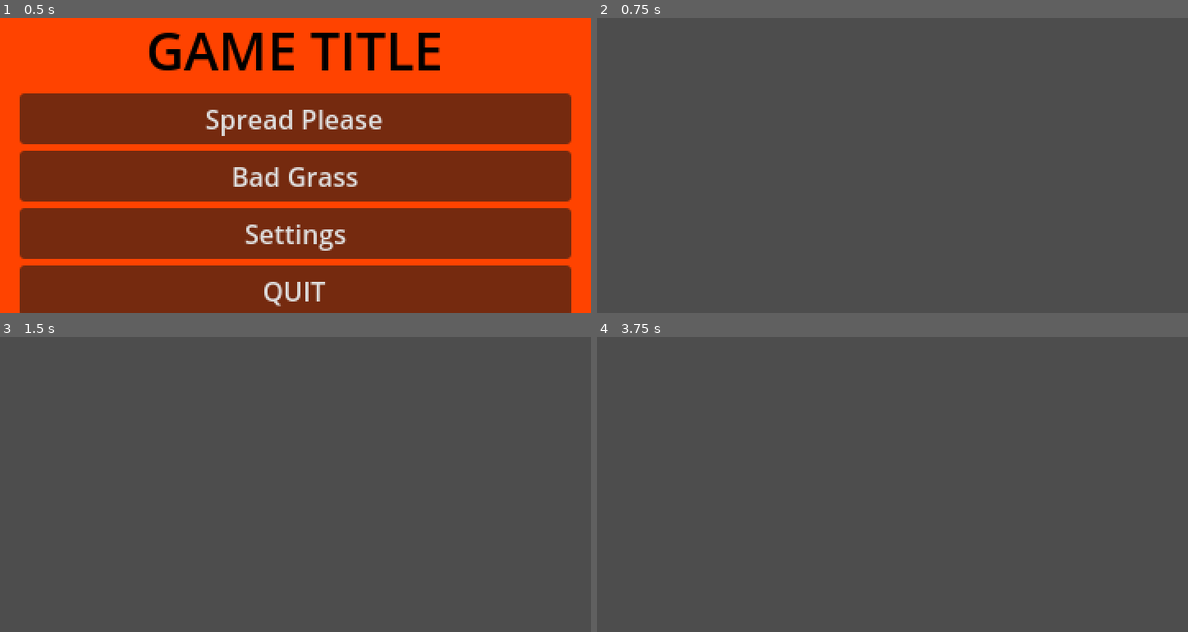
Above: before the commit, frames 1-4 (two rows, left to right).
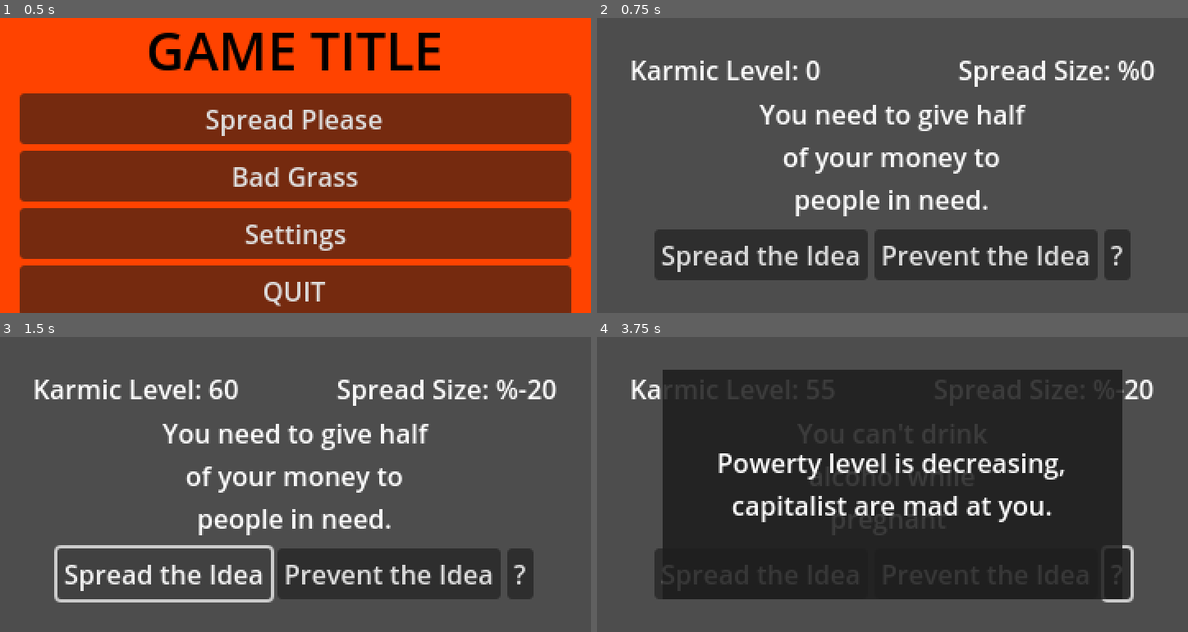
Above: after the commit, the same moments.

Repository: PEMDAS-Studio/GameJam24
Game: Godot game, scene res://main_menu/main_menu.tscn
Same seed, same stepped clock (60 frames per second), same inputs: the game is played once before the commit and once after it.
Inputs (mouse positions are in pixels of both pictures, inside the frame that each line leads up to):
- Up to frame 1 (0.5 s): no input
- Up to frame 2 (0.75 s): click "Spread Please" at 0.5 s
- Up to frame 3 (1.5 s): click (165, 573) at 1.25 s, where only the run after the commit has a clickable "Spread the Idea"
- Up to frame 4 (3.75 s): click (987, 573) at 2 s, where only the run after the commit has a clickable "Prevent the Idea"; click (1117, 573) at 2.75 s, where only the run after the commit has a clickable "?"; tap Enter at 3.5 s; move the mouse to (1022, 469) at 3.52 s; hold D (right) from 3.53 s (still down); tap Space (grassaction) at 3.6 s

Frame 1 is identical in both runs. In frame 2, 18% of the frame differs, in the area x 5-95%, y 14-89%; in frame 3, 15%; in frame 4, 58%, in the area x 5-95%, y 11-90%.

Commit message:
Made the prototype of "Spread Please"  • Added the game UI  • Added the karmic system  • Added the world domination amount  • Added the consequences  • Adding the choosing logic

Diff:
--- /dev/null
+++ b/gameproj/SpreadPlease/Scenes/sp_ui.tscn
@@ -0,0 +1,113 @@
+[gd_scene load_steps=3 format=3 uid="uid://cunro14ci21sc"]
+
+[ext_resource type="Script" path="res://SpreadPlease/Scripts/sp_ui.gd" id="1_woe3w"]
+
+[sub_resource type="LabelSettings" id="LabelSettings_jmogg"]
+
+[node name="SP_UI" type="Control"]
+layout_mode = 3
+anchors_preset = 15
+anchor_right = 1.0
+anchor_bottom = 1.0
+grow_horizontal = 2
+grow_vertical = 2
+script = ExtResource("1_woe3w")
+
+[node name="MarginContainer" type="MarginContainer" parent="."]
+custom_minimum_size = Vector2(2.08165e-12, 2.08165e-12)
+layout_mode = 1
+anchors_preset = 15
+anchor_right = 1.0
+anchor_bottom = 1.0
+grow_horizontal = 2
+grow_vertical = 2
+size_flags_horizontal = 3
+theme_override_constants/margin_left = 20
+theme_override_constants/margin_top = 20
+theme_override_constants/margin_right = 20
+theme_override_constants/margin_bottom = 20
+
+[node name="VBoxContainer" type="VBoxContainer" parent="MarginContainer"]
+layout_mode = 2
+
+[node name="Text" type="HBoxContainer" parent="MarginContainer/VBoxContainer"]
+layout_mode = 2
+
+[node name="HBoxContainer" type="HBoxContainer" parent="MarginContainer/VBoxContainer/Text"]
+layout_mode = 2
+size_flags_horizontal = 2
+
+[node name="KarmicLabel" type="Label" parent="MarginContainer/VBoxContainer/Text/HBoxContainer"]
+layout_mode = 2
+text = "Karmic Level:"
+label_settings = SubResource("LabelSettings_jmogg")
+
+[node name="KarmicLevel" type="Label" parent="MarginContainer/VBoxContainer/Text/HBoxContainer"]
+layout_mode = 2
+text = "+25"
+
+[node name="HBoxContainer2" type="HBoxContainer" parent="MarginContainer/VBoxContainer/Text"]
+layout_mode = 2
+size_flags_horizontal = 10
+alignment = 2
+
+[node name="SpreadLabel" type="Label" parent="MarginContainer/VBoxContainer/Text/HBoxContainer2"]
+layout_mode = 2
+text = "Spread Size:"
+
+[node name="SpreadLevel" type="Label" parent="MarginContainer/VBoxContainer/Text/HBoxContainer2"]
+layout_mode = 2
+text = "%36"
+
+[node name="Ideas" type="HBoxContainer" parent="MarginContainer/VBoxContainer"]
+layout_mode = 2
+size_flags_horizontal = 4
+size_flags_vertical = 6
+
+[node name="IdeaText" type="Label" parent="MarginContainer/VBoxContainer/Ideas"]
+custom_minimum_size = Vector2(180, 2.08165e-12)
+layout_mode = 2
+text = "You'v Got Mail!"
+horizontal_alignment = 1
+autowrap_mode = 2
+
+[node name="Buttons" type="HBoxContainer" parent="MarginContainer/VBoxContainer"]
+layout_mode = 2
+size_flags_horizontal = 4
+size_flags_vertical = 10
+
+[node name="Spread" type="Button" parent="MarginContainer/VBoxContainer/Buttons"]
+layout_mode = 2
+text = "Spread the Idea"
+
+[node name="Prevent" type="Button" parent="MarginContainer/VBoxContainer/Buttons"]
+layout_mode = 2
+text = "Prevent the Idea"
+
+[node name="SeeConsequences" type="Button" parent="MarginContainer/VBoxContainer/Buttons"]
+layout_mode = 2
+text = "?"
+
+[node name="Consequences" type="ColorRect" parent="."]
+layout_mode = 0
+offset_left = 40.0
+offset_top = 20.0
+offset_right = 320.0
+offset_bottom = 160.0
+color = Color(0.113725, 0.113725, 0.113725, 0.862745)
+
+[node name="ConsequencesLabel" type="Label" parent="Consequences"]
+layout_mode = 1
+anchors_preset = 15
+anchor_right = 1.0
+anchor_bottom = 1.0
+grow_horizontal = 2
+grow_vertical = 2
+text = "You are good bad boy!"
+horizontal_alignment = 1
+vertical_alignment = 1
+autowrap_mode = 2
+
+[connection signal="pressed" from="MarginContainer/VBoxContainer/Buttons/Spread" to="." method="_on_spread_pressed"]
+[connection signal="pressed" from="MarginContainer/VBoxContainer/Buttons/Prevent" to="." method="_on_prevent_pressed"]
+[connection signal="pressed" from="MarginContainer/VBoxContainer/Buttons/SeeConsequences" to="." method="_on_see_consequences_pressed"]
--- /dev/null
+++ b/gameproj/SpreadPlease/Scripts/sp_ui.gd
@@ -0,0 +1,86 @@
+extends Control
+
+@onready var karmic_label = $MarginContainer/VBoxContainer/Text/HBoxContainer/KarmicLabel
+@onready var karmic_level = $MarginContainer/VBoxContainer/Text/HBoxContainer/KarmicLevel
+@onready var spread_label = $MarginContainer/VBoxContainer/Text/HBoxContainer2/SpreadLabel
+@onready var spread_level = $MarginContainer/VBoxContainer/Text/HBoxContainer2/SpreadLevel
+@onready var idea_text = $MarginContainer/VBoxContainer/Ideas/IdeaText
+@onready var spread = $MarginContainer/VBoxContainer/Buttons/Spread
+@onready var prevent = $MarginContainer/VBoxContainer/Buttons/Prevent
+@onready var consequences_label = $Consequences/ConsequencesLabel
+@onready var consequences = $Consequences
+
+var isConsPanelOpen:bool = false
+
+var karmicLevel:int = 0
+var spreadLevel:int = 0
+var currentIdea:int
+var totalIdeas:int = 3
+var ideas = {
+	1:{
+		"text": "You need to give half of your money to people in need.",
+		"accepted_karmic_value": 60,
+		"rejected_karmic_value": -5,
+		"accepted_spread_level": -20,
+		"rejected_spread_level": 0,
+		"consequences": "Powerty level is decreasing, capitalist are mad at you."
+	},
+	2:{
+		"text": "You can kill old people if it's beneficial to you.",
+		"accepted_karmic_value": -60,
+		"rejected_karmic_value": 30,
+		"accepted_spread_level": 10,
+		"rejected_spread_level": 10,
+		"consequences": "Capitalist are thriving, you are powerful in man-power"
+	},
+	3:{
+		"text": "You can't drink alcohol while pregnant ",
+		"accepted_karmic_value": 30,
+		"rejected_karmic_value": -30,
+		"accepted_spread_level": -10,
+		"rejected_spread_level": 10,
+		"consequences": "Child deaths and at-birth complications are decreasing."
+	}
+}
+
+func _ready():
+	karmic_level.text = str(karmicLevel)
+	spread_level.text = "%" + str(spreadLevel)
+	consequences_label.text = "You have no impact on the world!\nSpread your idea and check back here to see consequences."
+	consequences.hide()
+	GetNextIdea(1)
+
+
+
+func _process(delta):
+	pass
+
+func GetNextIdea(index:int):
+	karmic_level.text = str(karmicLevel)
+	spread_level.text = "%" + str(spreadLevel)
+	idea_text.text = ideas[index]["text"]
+	currentIdea = index
+
+
+func _on_spread_pressed():
+	karmicLevel += ideas[currentIdea]["accepted_karmic_value"]
+	spreadLevel += ideas[currentIdea]["accepted_spread_level"]
+	consequences_label.text = ideas[currentIdea]["consequences"]
+	var nextIdea = randi_range(1, totalIdeas)
+	GetNextIdea(nextIdea)
+
+
+func _on_prevent_pressed():
+	karmicLevel += ideas[currentIdea]["rejected_karmic_value"]
+	spreadLevel += ideas[currentIdea]["rejected_spread_level"]
+	var nextIdea = randi_range(1, totalIdeas)
+	GetNextIdea(nextIdea)
+
+
+func _on_see_consequences_pressed():
+	if isConsPanelOpen:
+		consequences.hide()
+		isConsPanelOpen = false
+	else:
+		consequences.show()
+		isConsPanelOpen = true
--- a/gameproj/SpreadPlease/spread_please.tscn
+++ b/gameproj/SpreadPlease/spread_please.tscn
@@ -1,3 +1,9 @@
-[gd_scene format=3 uid="uid://bfedtkwku8tex"]
+[gd_scene load_steps=2 format=3 uid="uid://bfedtkwku8tex"]
+
+[ext_resource type="PackedScene" uid="uid://cunro14ci21sc" path="res://SpreadPlease/Scenes/sp_ui.tscn" id="1_u6tv1"]
 
 [node name="SpreadPlease" type="Node2D"]
+
+[node name="SP_UI" parent="." instance=ExtResource("1_u6tv1")]
+offset_right = 360.0
+offset_bottom = 180.0
Not shown, added: .DS_Store
